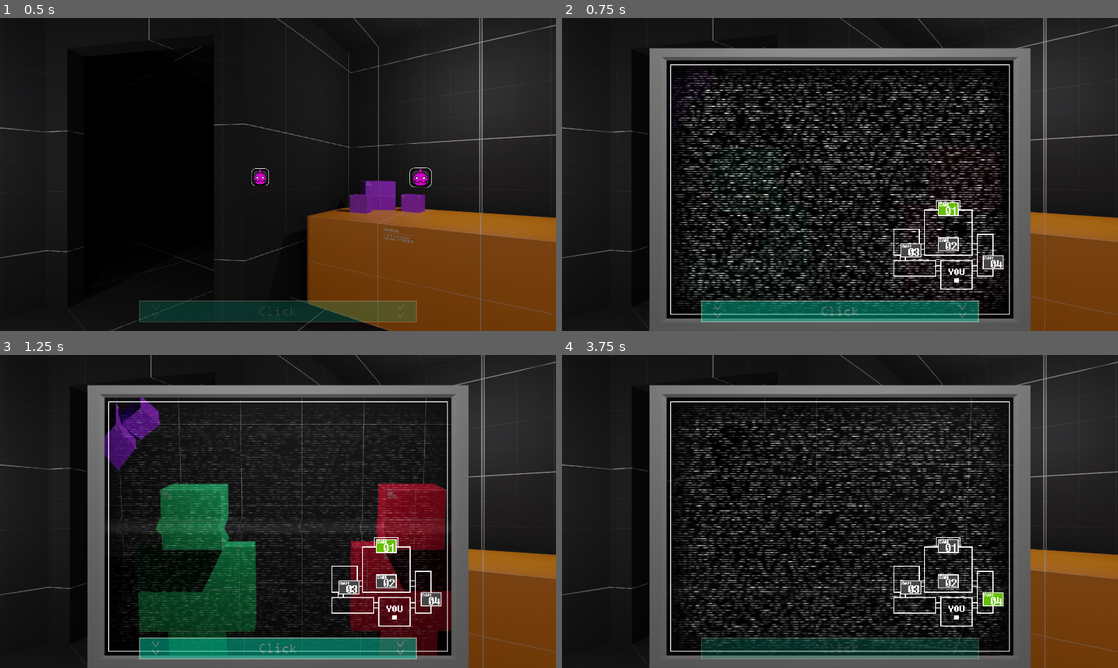
Above: before the commit, frames 1-4 (two rows, left to right).
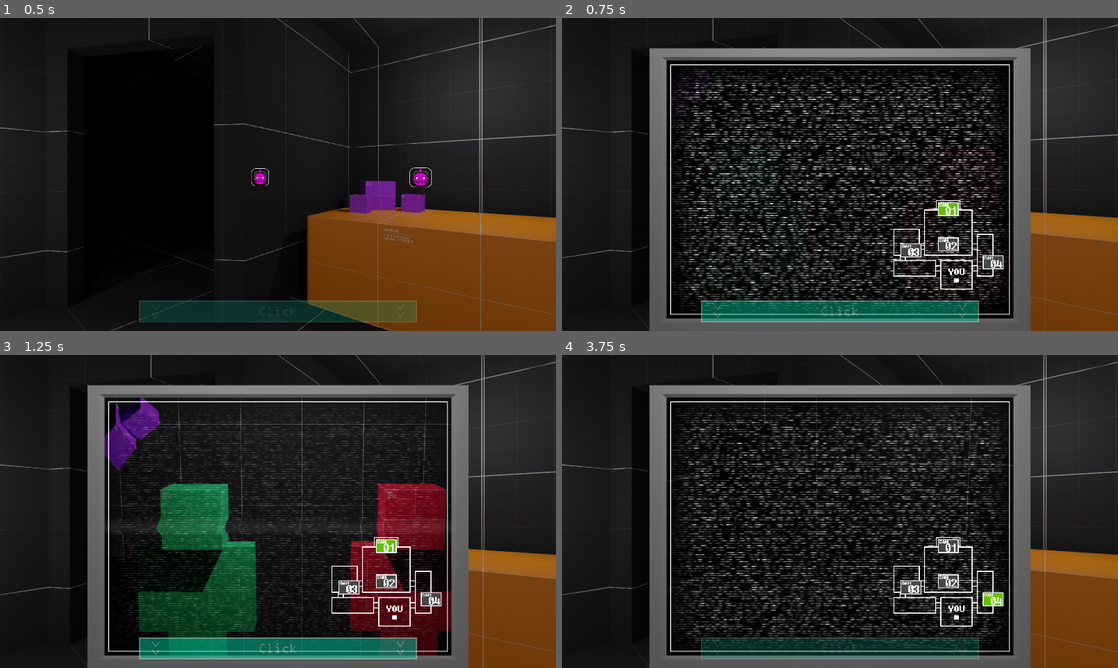
Above: after the commit, the same moments.

Repository: Oplexitie/Cupcakes-Framework
Game: Godot game, scene res://Scenes/Nights/nights.tscn
The game is run twice, just before and just after one commit, with the same random seed, the same clock (stepped at 60 frames per second) and the same inputs.
Inputs (mouse positions are in pixels of both pictures, inside the frame that each line leads up to):
- Up to frame 1 (0.5 s): no input
- Up to frame 2 (0.75 s): click (840, 315) at 0.5 s
- Up to frame 3 (1.25 s): no input
- Up to frame 4 (3.75 s): click (945, 580) at 1.25 s; click (945, 545) at 2 s; click (912, 586) at 2.75 s; click (995, 599) at 3.5 s

Frame 1 is identical in both runs. In frame 2, 14% of the frame differs, in the area x 19-81%, y 15-95%; in frame 3, 2.7%; in frame 4, 13%.

Commit message:
more loop into camera.gd

Diff:
--- a/AnimationTree/animtree_camera.tres
+++ b/AnimationTree/animtree_camera.tres
@@ -34,4 +34,4 @@
 nodes/StaticState/node = SubResource( 16 )
 nodes/StaticState/position = Vector2( 260, 40 )
 nodes/output/position = Vector2( 680, 80 )
-node_connections = [ "Add2", 0, "StaticState", "Add2", 1, "CameraScroll", "output", 0, "Add2" ]
+node_connections = [ "output", 0, "Add2", "Add2", 0, "StaticState", "Add2", 1, "CameraScroll" ]
--- a/Scenes/Nights/nights.tscn
+++ b/Scenes/Nights/nights.tscn
@@ -369,7 +369,7 @@
 centered = false
 vframes = 4
 region_enabled = true
-region_rect = Rect2( 174.173, 0, 798, 2372 )
+region_rect = Rect2( 268, 0, 798, 2372 )
 
 [node name="room3" type="Sprite" parent="CameraElements/CamRooms"]
 visible = false
@@ -378,7 +378,7 @@
 centered = false
 vframes = 2
 region_enabled = true
-region_rect = Rect2( 4.49416, 0, 798, 1186 )
+region_rect = Rect2( 12.0265, 0, 798, 1186 )
 
 [node name="room4" type="Sprite" parent="CameraElements/CamRooms"]
 visible = false
@@ -387,7 +387,7 @@
 centered = false
 vframes = 2
 region_enabled = true
-region_rect = Rect2( 183.161, 0, 798, 1186 )
+region_rect = Rect2( 77.3069, 0, 798, 1186 )
 
 [node name="CamButtons" type="Node2D" parent="CameraElements"]
 z_index = 19
@@ -448,6 +448,7 @@
 modulate = Color( 1, 1, 1, 0.235294 )
 position = Vector2( 361, 147.1 )
 frames = SubResource( 3 )
+frame = 3
 speed_scale = 5.0
 playing = true
 centered = false
--- a/Scripts/Nights/AI/ai.gd
+++ b/Scripts/Nights/AI/ai.gd
@@ -42,4 +42,4 @@
 	camera.rooms[from_room][character] = 0
 	camera.rooms[to_room][character] = new_state
 
-	camera.update_rooms([from_room,to_room])
+	camera.update_feeds([from_room,to_room])
--- a/Scripts/Nights/Camera/Setups/default_setup.gd
+++ b/Scripts/Nights/Camera/Setups/default_setup.gd
@@ -1,44 +1,40 @@
 extends GameCamera
 
-func update_rooms(rooms_to_update: Array):
+func set_feed(feed_to_update: int):
 	# This handles the camera feeds based on the character positions
-	for i in rooms_to_update:
-		match i:
-			0:
-				match rooms[0]:
-					[0,0]:
-						all_feeds[0].frame = 3
-					[1,0]:
-						all_feeds[0].frame = 2
-					[0,1]:
-						all_feeds[0].frame = 1
-					[1,1]:
-						all_feeds[0].frame = 0
-			1:
-				match rooms[1]:
-					[0,0]:
-						all_feeds[1].frame = 3
-					[1,0]:
-						all_feeds[1].frame = 2
-					[0,1]:
-						all_feeds[1].frame = 1
-					[1,1]:
-						all_feeds[1].frame = 0
-			2:
-				match rooms[2]:
-					[0,0]:
-						all_feeds[2].frame = 1
-					[1,0]:
-						all_feeds[2].frame = 0
-			3:
-				match rooms[3]:
-					[0,0]:
-						all_feeds[3].frame = 1
-					[0,1]:
-						all_feeds[3].frame = 0
-
-		if current_feed == i:
-			play_static()
+	match feed_to_update:
+		0:
+			match rooms[0]:
+				[0,0]:
+					all_feeds[0].frame = 3
+				[1,0]:
+					all_feeds[0].frame = 2
+				[0,1]:
+					all_feeds[0].frame = 1
+				[1,1]:
+					all_feeds[0].frame = 0
+		1:
+			match rooms[1]:
+				[0,0]:
+					all_feeds[1].frame = 3
+				[1,0]:
+					all_feeds[1].frame = 2
+				[0,1]:
+					all_feeds[1].frame = 1
+				[1,1]:
+					all_feeds[1].frame = 0
+		2:
+			match rooms[2]:
+				[0,0]:
+					all_feeds[2].frame = 1
+				[1,0]:
+					all_feeds[2].frame = 0
+		3:
+			match rooms[3]:
+				[0,0]:
+					all_feeds[3].frame = 1
+				[0,1]:
+					all_feeds[3].frame = 0
 
 func _on_click_cam(clicked_cam: int):
 	switch_feed(clicked_cam)
--- a/Scripts/Nights/Camera/camera.gd
+++ b/Scripts/Nights/Camera/camera.gd
@@ -16,16 +16,18 @@
 	for i in $CamButtons.get_children(): all_buttons.append(i)
 
 	# Gets the camera feed id's, then sets them up with the right frame
-	var rooms_to_setup : Array = []
-	for i in all_feeds.size(): rooms_to_setup.append(i)
-	update_rooms(rooms_to_setup)
+	var feeds_to_setup  : Array = []
+	for i in all_feeds.size(): feeds_to_setup .append(i)
+	update_feeds(feeds_to_setup)
 
-func update_rooms(_rooms_to_update: Array):
+func set_feed(_feed_to_update: int):
 	pass
 
-func play_static():
-	tree_state_machine.start("static_boot")
-	animtree.advance(0)	# this fixes a problem where the static plays 1 frame too late
+func update_feeds(feeds_to_update: Array):
+	for i in feeds_to_update:
+		set_feed(i)
+		if current_feed == i:
+			play_static()
 
 func switch_feed(new_feed: int):
 	# This handles camera switching, but blocks it when clicking the same camera button
@@ -39,3 +41,7 @@
 		all_buttons[new_feed].disabled = true
 
 		current_feed = new_feed
+
+func play_static():
+	tree_state_machine.start("static_boot")
+	animtree.advance(0)	# this fixes a problem where the static plays 1 frame too late
